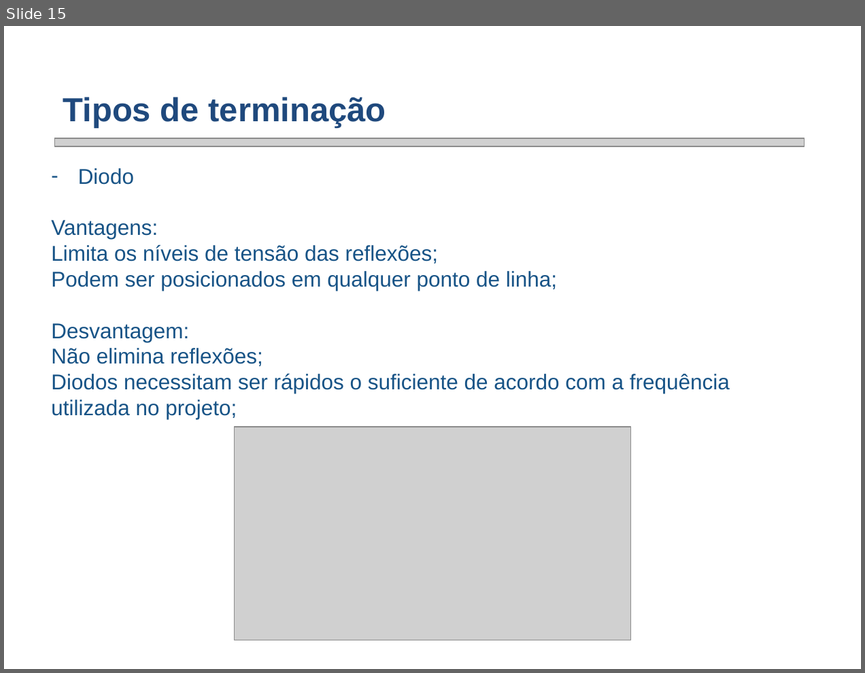
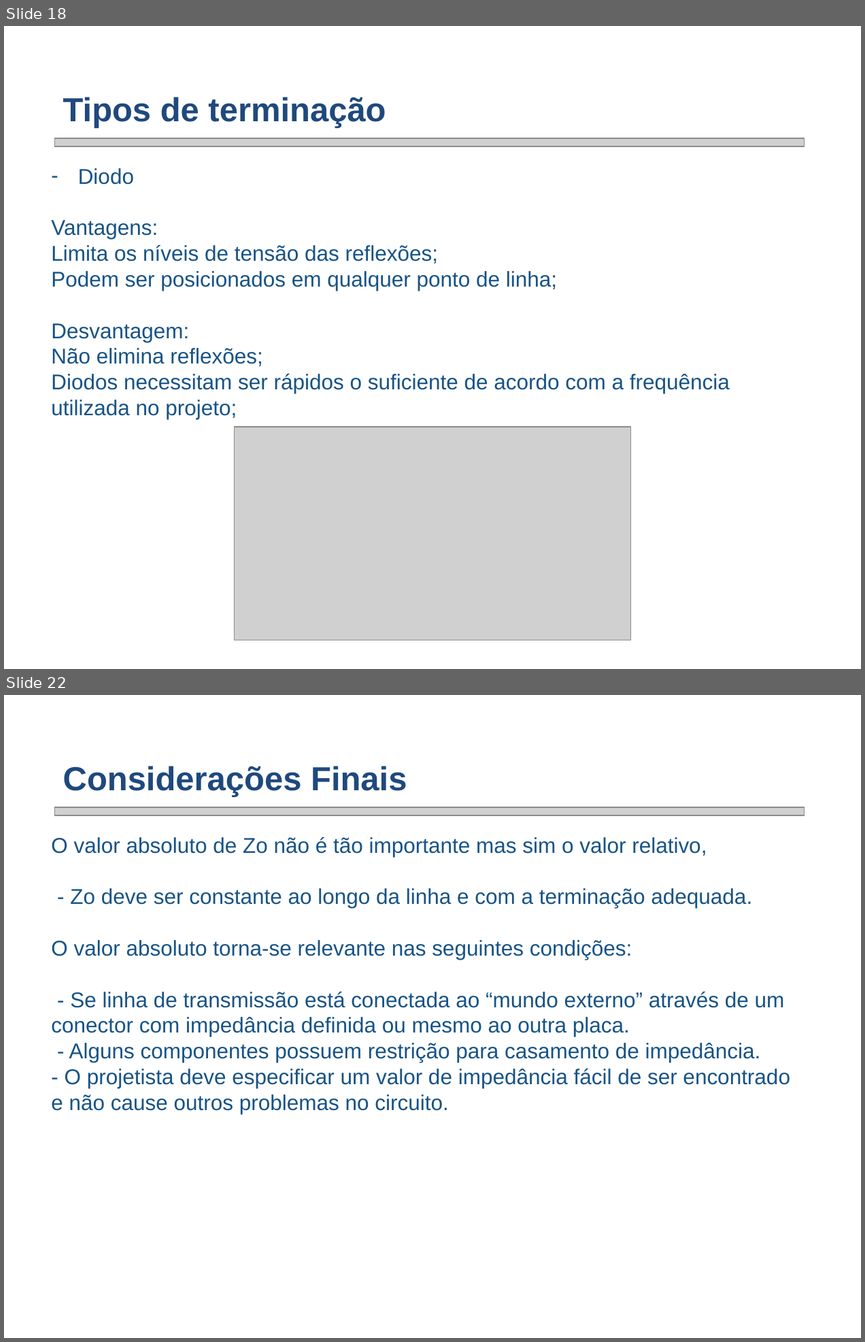
Before and after one commit to smarley2/PSE, a slide deck: Apresentação PSE/Transmission Lines PCB signal Integrity-draft.pptx. Shown one above the other, each under a label of ours: slide 15 before the commit, slides 18 and 22 after it; the slides between them are not shown. The pictures are 865x673 and 865x1342 pixels, drawn with LibreOffice and Linux fonts; fonts in the diff are those of the drawing; grey boxes stand for pictures; background and template pictures are left out. Boxes give left, top, right and bottom in pixels: in the first picture for what was removed or moved away, otherwise in the second. Text is boxed around its words. In the diff, an @@ line names an element or a change of style, - is before the commit and + after.

Commit message:
Finalizadas a apresentação para aula 28/05

```diff
--- a/Apresentação PSE/Transmission Lines PCB signal Integrity-draft.pptx
+++ b/Apresentação PSE/Transmission Lines PCB signal Integrity-draft.pptx
@@ slide 22 added at (x1=4, y1=695, x2=861, y2=1338), background picture (left out) @@
@@ text added at (x1=63, y1=766, x2=407, y2=797), 28 pt, text #1F497D, bold @@
+Considerações Finais
@@ picture added at (x1=54, y1=807, x2=804, y2=816) @@
@@ text added at (x1=51, y1=836, x2=790, y2=1114), 18 pt, text #175386 @@
+  O valor absoluto de Zo não é tão importante mas sim o valor relativo,
+  - Zo deve ser constante ao longo da linha e com a terminação adequada.
+  O valor absoluto torna-se relevante nas seguintes condições:
+  - Se linha de transmissão está conectada ao “mundo externo” através de um conector com impedância definida ou mesmo ao outra placa.
+  - Alguns componentes possuem restrição para casamento de impedância.
+  - O projetista deve especificar um valor de impedância fácil de ser encontrado e não cause outros problemas no circuito.
@@ what was slide 15 is now slide 18 @@
```
Also in this commit, not shown: 5 slides changed, 6 other slides added, 13 slides removed.
